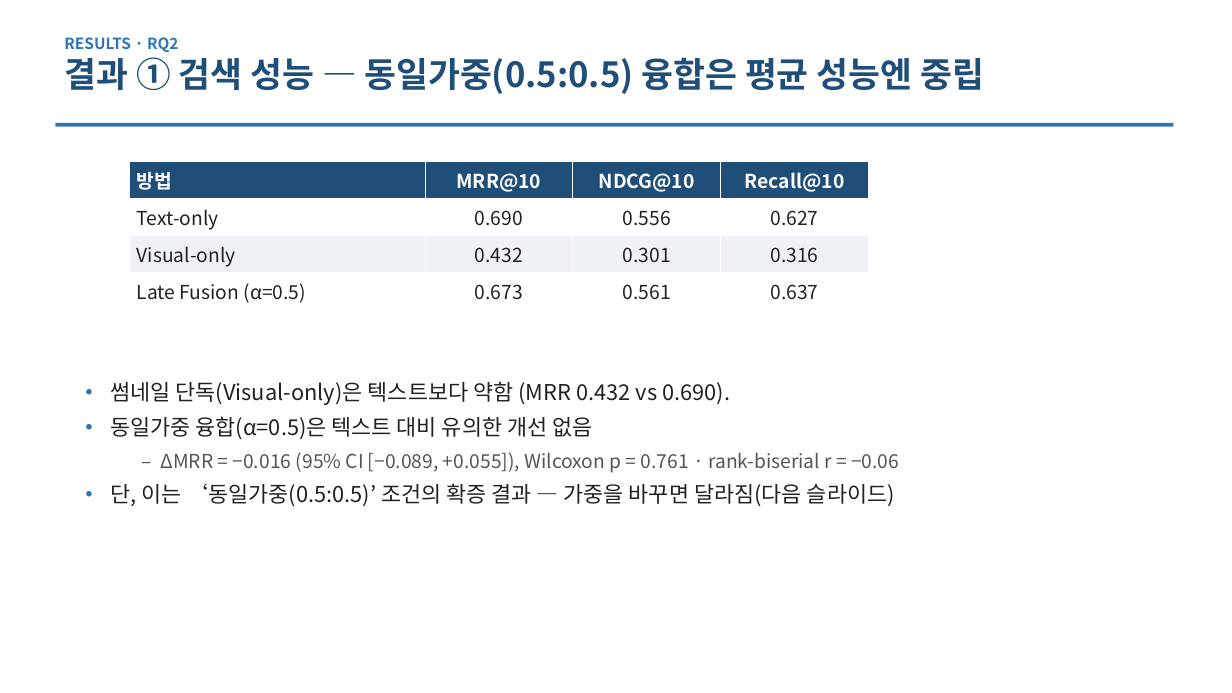
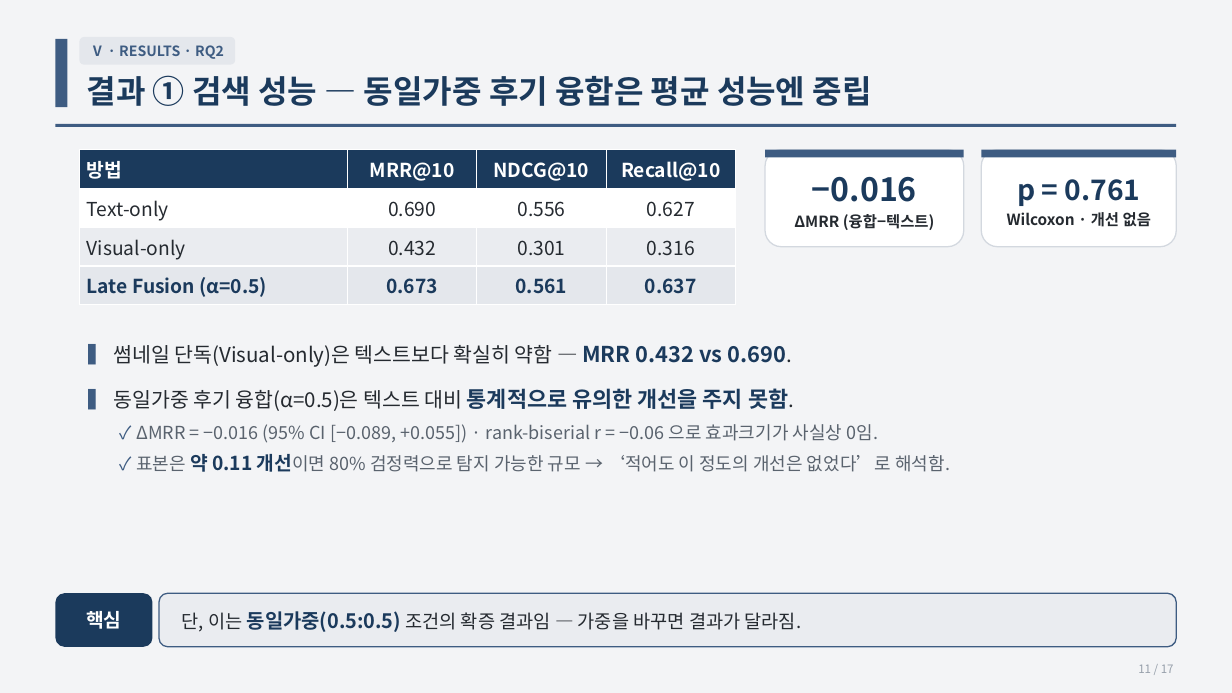
Before and after one commit to ThirdActiveDataExTech/thirdparty-metadata-ingestion, a slide deck: slide 11 of docs/research/P05_thumbnail_fusion/paper_KIICE_발표초안.pptx (slide 8 before the commit). Drawn at 1232x693 pixels with LibreOffice and Linux fonts; fonts in the diff are those of the drawing. Boxes give left, top, right and bottom in pixels: in the first picture for what was removed or moved away, otherwise in the second. Text is boxed around its words. In the diff, an @@ line names an element or a change of style, - is before the commit and + after.

```diff
--- a/docs/research/P05_thumbnail_fusion/paper_KIICE_발표초안.pptx
+++ b/docs/research/P05_thumbnail_fusion/paper_KIICE_발표초안.pptx
@@ background #FFFFFF to #F3F4F6 @@
@@ rectangle added at (55, 39, 67, 107), fill #3E5C82 @@
@@ rounded rectangle added at (79, 37, 236, 65), fill #E4E7EC, 11 pt, text #3E5C82, bold @@
+Ⅴ · RESULTS · RQ2
@@ text at (87, 75, 872, 106): text changed; size 27 to 25 pt; text colour #1F4E79 to #1B3A5C @@
-RESULTS · RQ2
-결과 ① 검색 성능 — 동일가중(0.5:0.5) 융합은 평균 성능엔 중립
+결과 ① 검색 성능 — 동일가중 후기 융합은 평균 성능엔 중립
@@ rectangle at (55, 124, 1177, 127): fill #2E75B6 to #3E5C82 @@
@@ table at (79, 150, 736, 305) @@
-row 2, column 1: Text-only
+row 2, column 1: Text‑only
-row 3, column 1: Visual-only
+row 3, column 1: Visual‑only
@@ fill #1F4E79 to #1B3A5C in row 1 @@
@@ fill #EEF2F7 to #EAECF0 in row 3 @@
@@ fill #FFFFFF to #E4E7EC in row 4 @@
@@ text colour #222222 to #252A30 in "0.690", "0.556", "0.627", "0.432" and 2 more places @@
@@ text colour #222222 to #1B3A5C, bold on in "Late Fusion (α=0.5)", "0.673", "0.561", "0.637" @@
@@ table: place and size @@
-table at (129, 162, 869, 310)
+table at (79, 150, 736, 305)
@@ rounded rectangle added at (765, 150, 964, 247), fill #FFFFFF, outline #D3D8DF 1 pt, 12 pt, text #252A30, bold @@
+−0.016
+ΔMRR (융합−텍스트)
@@ rectangle added at (765, 150, 964, 158), fill #3E5C82 @@
@@ rounded rectangle added at (982, 150, 1177, 247), fill #FFFFFF, outline #D3D8DF 1 pt, 12 pt, text #252A30, bold @@
+p = 0.761
+Wilcoxon · 개선 없음
@@ rectangle added at (982, 150, 1177, 158), fill #3E5C82 @@
@@ text at (114, 345, 950, 472): text changed; size 17 to 14 pt; text colour #222222 to #5A636E @@
-• 썸네일 단독(Visual-only)은 텍스트보다 약함 (MRR 0.432 vs 0.690).
-• 동일가중 융합(α=0.5)은 텍스트 대비 유의한 개선 없음
-  – ΔMRR = −0.016 (95% CI [−0.089, +0.055]), Wilcoxon p = 0.761 · rank-biserial r = −0.06
-• 단, 이는 ‘동일가중(0.5:0.5)’ 조건의 확증 결과 — 가중을 바꾸면 달라짐(다음 슬라이드)
+▍ 썸네일 단독(Visual‑only)은 텍스트보다 확실히 약함 — MRR 0.432 vs 0.690.
+▍ 동일가중 후기 융합(α=0.5)은 텍스트 대비 통계적으로 유의한 개선을 주지 못함.
+✓ ΔMRR = −0.016 (95% CI [−0.089, +0.055]) · rank‑biserial r = −0.06 으로 효과크기가 사실상 0임.
+✓ 표본은 약 0.11 개선이면 80% 검정력으로 탐지 가능한 규모 → ‘적어도 이 정도의 개선은 없었다’로 해석함.
@@ rounded rectangle added at (55, 593, 152, 647), fill #1B3A5C, 15 pt, text #FFFFFF, bold @@
+핵심
@@ rounded rectangle added at (159, 593, 1177, 647), fill #EAECF0, outline #3E5C82 1 pt, 14.5 pt, text #252A30 @@
+단, 이는 동일가중(0.5:0.5) 조건의 확증 결과임 — 가중을 바꾸면 결과가 달라짐.
@@ text added at (1138, 664, 1174, 673), 9 pt, text #97A0AB @@
+11 / 17
```
Also in this commit, not shown: 11 other slides changed, 6 slides added, 2 slides removed, 22 other files.
